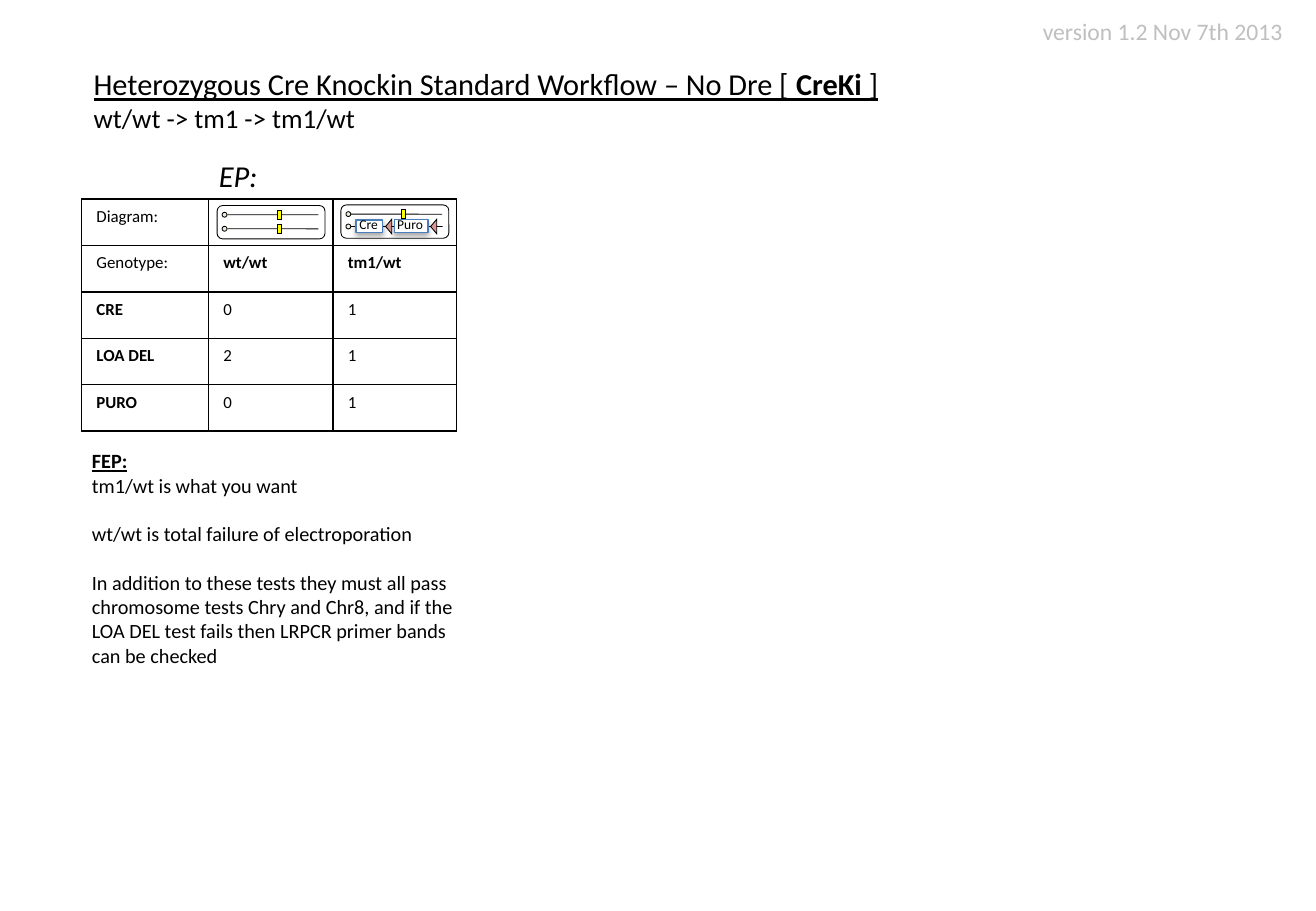
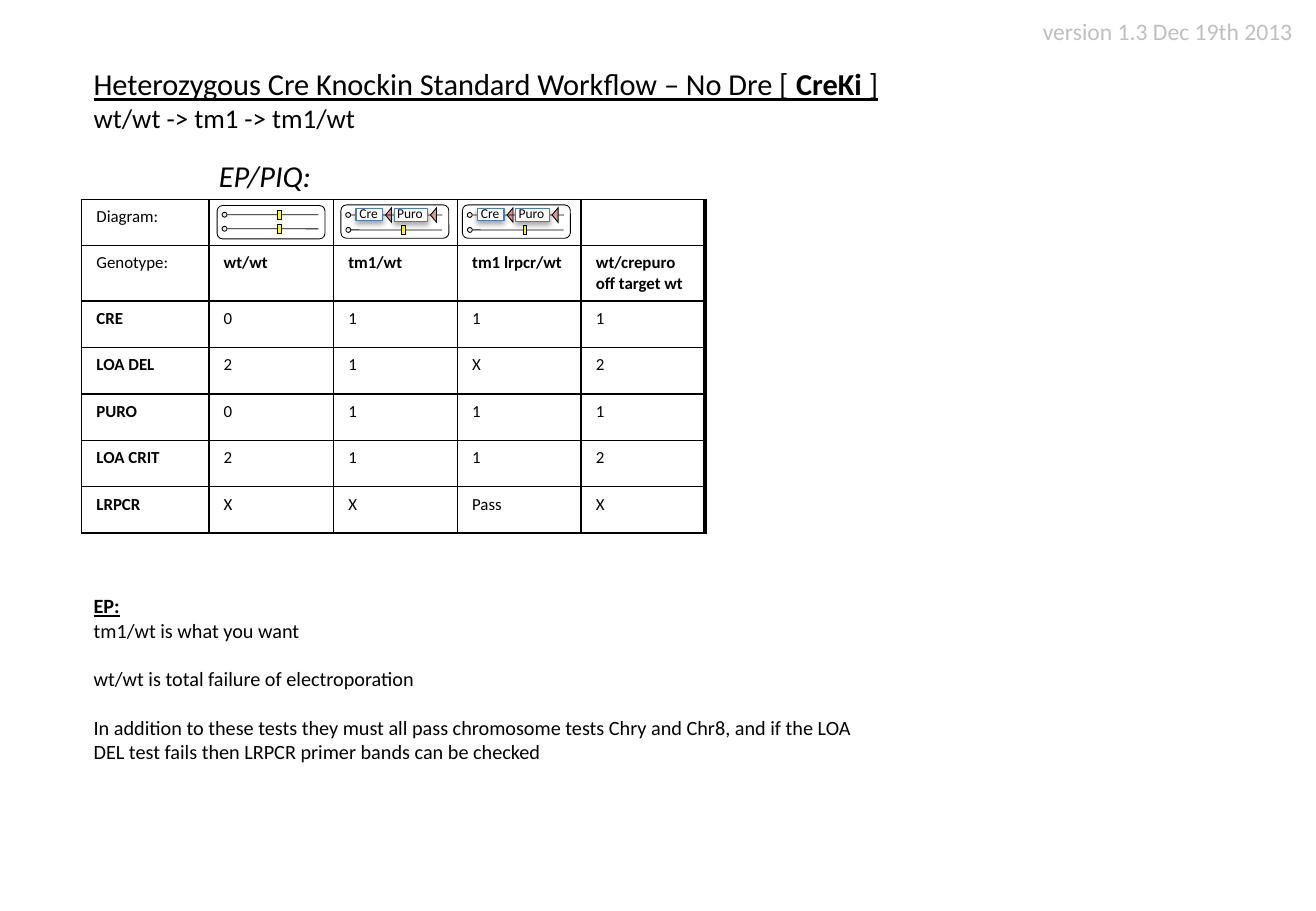
Before and after one commit to htgt/LIMS2-Docs, a slide deck: slide 6 of lab_worklflows/workflow_genotyping.pptx. Drawn at 1316x911 pixels with LibreOffice and Linux fonts; fonts in the diff are those of the drawing. Boxes give left, top, right and bottom in pixels: in the first picture for what was removed or moved away, otherwise in the second. Text is boxed around its words. In the diff, an @@ line names an element or a change of style, - is before the commit and + after.

```diff
--- a/lab_worklflows/workflow_genotyping.pptx
+++ b/lab_worklflows/workflow_genotyping.pptx
@@ text at (1043, 24, 1292, 40): text changed @@
-version 1.2 Nov 7th 2013
+version 1.3 Dec 19th 2013
@@ text at (219, 166, 311, 191): text changed @@
-EP:
+EP/PIQ:
@@ table at (81, 199, 706, 533) @@
-Diagram: |  | 
-Genotype: | wt/wt | tm1/wt
-CRE | 0 | 1
-LOA DEL | 2 | 1
-PURO | 0 | 1
+Diagram: |  |  |  | 
+Genotype: | wt/wt | tm1/wt | tm1 lrpcr/wt | wt/crepuro off target wt
+CRE | 0 | 1 | 1 | 1
+LOA DEL | 2 | 1 | X | 2
+PURO | 0 | 1 | 1 | 1
+LOA CRIT | 2 | 1 | 1 | 2
+LRPCR | X | X | Pass | X
@@ table: place and size @@
-table at (81, 199, 457, 431)
+table at (81, 199, 706, 533)
@@ 2 texts, 2 triangles, 2 rectangles, 1 line, 1 ellipse: place and size @@
-2 texts, 2 triangles, 2 rectangles, 1 line, 1 ellipse at (346, 218, 442, 234)
+2 texts, 2 triangles, 2 rectangles, 1 line, 1 ellipse at (346, 208, 442, 223)
@@ group added at (463, 205, 571, 238): 3 rectangles, 2 lines, 2 ellipses, 2 triangles, 2 texts, 1 rounded rectangle @@
+Cre
+Puro
@@ 1 line, 1 ellipse, 1 rectangle: place and size @@
-1 line, 1 ellipse, 1 rectangle at (346, 209, 442, 219)
+1 line, 1 ellipse, 1 rectangle at (346, 225, 442, 235)
@@ text "EP:": place and size @@
-text "EP:" at (92, 455, 452, 663)
+text "EP:" at (94, 600, 851, 763)
@@ text at (94, 600, 120, 617): text changed @@
-FEP:
+EP:
```
Also in this commit, not shown: 6 other slides changed, 1 other file.
